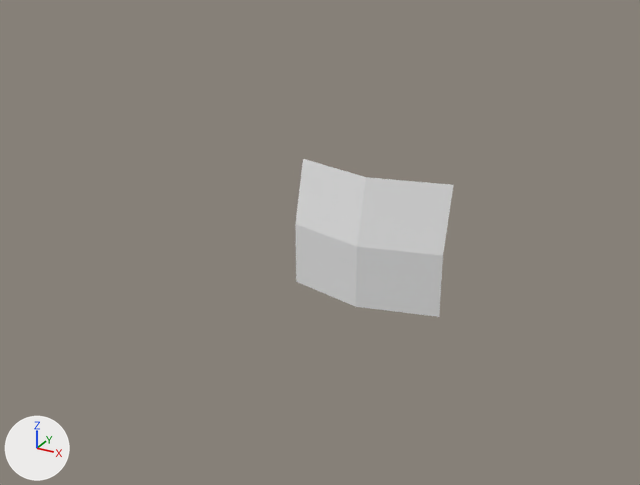
The Blender file development/graphics/terrain details/plants.blend: old version first, new version second.
Camera for both pictures: a camera (50 mm lens) standing at (27.28, -16.43, 10.71) and looking at (19.07, -1.51, 3.25). Lighting does not change. The marker at lower left points along +X, +Y and +Z. The same objects are shown in both versions, whatever each file hides.

In view in the first picture: 'leaf002'.
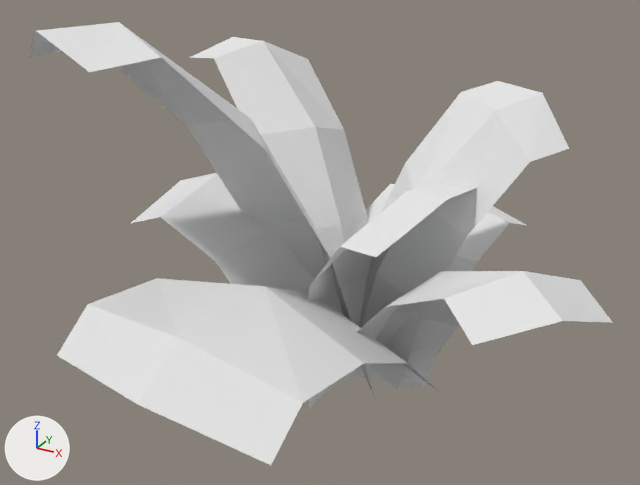
The change in detail:
me_leaf001_001 has 9 vertices, 4 faces and spans x -0.99..1.01, y -0.01..1.99, z -0.56..0.0.
me_leaf001_001 is used by ob_leaf002; location (19.18, 0.0, 1.08); rotation (1.571, 0.0, 0.0), in degrees (90, 0, 0); scale (1.88, 1.53, 1.53).
Verts and faces of me_leaf001_001; kept vertices keep their numbers, new ones are numbered from 9.
Before the commit, vertices of me_leaf001_001: 1 (-0.99, 1.99, -0.56), 2 (1.01, 1.99, -0.56), 4 (0.01, 1.99, -0.25), 5 (-0.99, 0.99, -0.31), 7 (1.01, 0.99, -0.31).
Before the commit, vertices of me_leaf001_001: 8 (0.01, 0.99, 0.0).
Part 1, on me_leaf001_001:
Vertices deleted: 1, 2, 4 (with the faces that use them).
Vertices 5, 7, 8 move by (0.0, 0.14, 0.19).
New vertices 9, 10, 11 stand at vertices 5, 7, 8, in that order, plus (0.0, 0.89, -0.12).
New vertex 12 is at (-0.99, 2.92, -1.19), pixel (130, 223).
New vertex 13 is at (1.01, 2.92, -1.19).
New vertex 14 is at (0.01, 3.13, -1.2), pixel (180, 180).
New vertex 15 is at (-0.99, 2.8, -0.67), pixel (160, 217).
New vertex 16 is at (1.01, 2.8, -0.67).
New vertex 17 is at (0.01, 2.95, -0.59), pixel (216, 174).
New faces: (7, 10, 11, 8), (5, 8, 11, 9), (10, 16, 17, 11), (13, 14, 17, 16), (9, 11, 17, 15), (12, 15, 17, 14).
Mesh me_leaf001_003 is new.
It has 15 vertices, 8 faces and spans x -0.99..1.01, y -0.01..3.13, z -1.2..0.19.
It uses material mat_leafmaterial002 (its picture is missing).
Object 'leaf002' (ob_leaf002) moves from (19.18, 0.0, 1.08) to (19.18, 0.0, -0.18).
Object 'leaf002' (ob_leaf002) turns from (90, 0, 0) to (57, 0, 90) degrees about x, y and z.
Object 'leaf002' (ob_leaf002) is rescaled from (1.88, 1.53, 1.53) to (2.2, 1.79, 1.79).
Object 'leaf002.001' (ob_leaf002_001) is new; it shows me_leaf001_003.
Its location is (19.18, 0.0, -0.18).
Its rotation in degrees is (57, 0, -17).
Its scale is (1.87, 1.52, 1.52).
Object 'leaf002.002' (ob_leaf002_002) is new; it shows a copy of me_leaf001_003.
Its location is (19.18, 0.0, 0.5).
Its rotation in degrees is (34, -2.7, 173).
Its scale is (2.57, 2.09, 2.09).
Object 'leaf002.003' (ob_leaf002_003) is new; it shows a copy of me_leaf001_003.
Its location is (19.18, 0.0, -0.18).
Its rotation in degrees is (81, 6.9, 255).
Its scale is (2.06, 1.68, 1.68).
Object 'leaf002.004' (ob_leaf002_004) is new; it shows a copy of me_leaf001_003.
Its location is (19.18, 0.0, -0.78).
Its rotation in degrees is (51, -4.3, 232).
Its scale is (1.4, 2.53, 1.87).
Object 'leaf002.005' (ob_leaf002_005) is new; it shows a copy of me_leaf001_003.
Its location is (19.18, 0.0, -0.18).
Its rotation in degrees is (68, 6, 152).
Its scale is (1.74, 3.16, 2.33).
Object 'leaf002.006' (ob_leaf002_006) is new; it shows a copy of me_leaf001_003.
Its location is (19.18, 0.0, -0.18).
Its rotation in degrees is (82, 19, -34).
Its scale is (1.26, 2.3, 1.69).
Object 'leaf002.007' (ob_leaf002_007) is new; it shows a copy of me_leaf001_003.
Its location is (19.18, 0.0, -0.18).
Its rotation in degrees is (64, 8.1, 69).
Its scale is (1.49, 2.7, 1.99).

Boxes (x1, y1, x2, y2) around the edits, measured in the pictures (640 x 485 px):
'leaf002.002', added
    after: (57, 278, 438, 465)
'leaf002', reshaped, moved, turned, rescaled
    before: (295, 159, 453, 317)
    after: (131, 173, 314, 292)
'leaf002.006', added
    after: (359, 81, 569, 390)
'leaf002.005', added
    after: (29, 22, 376, 400)
'leaf002.007', added
    after: (189, 37, 368, 258)
'leaf002.004', added
    after: (307, 271, 613, 407)
'leaf002.003', added
    after: (308, 184, 476, 409)
'leaf002.001', added
    after: (366, 184, 526, 388)
